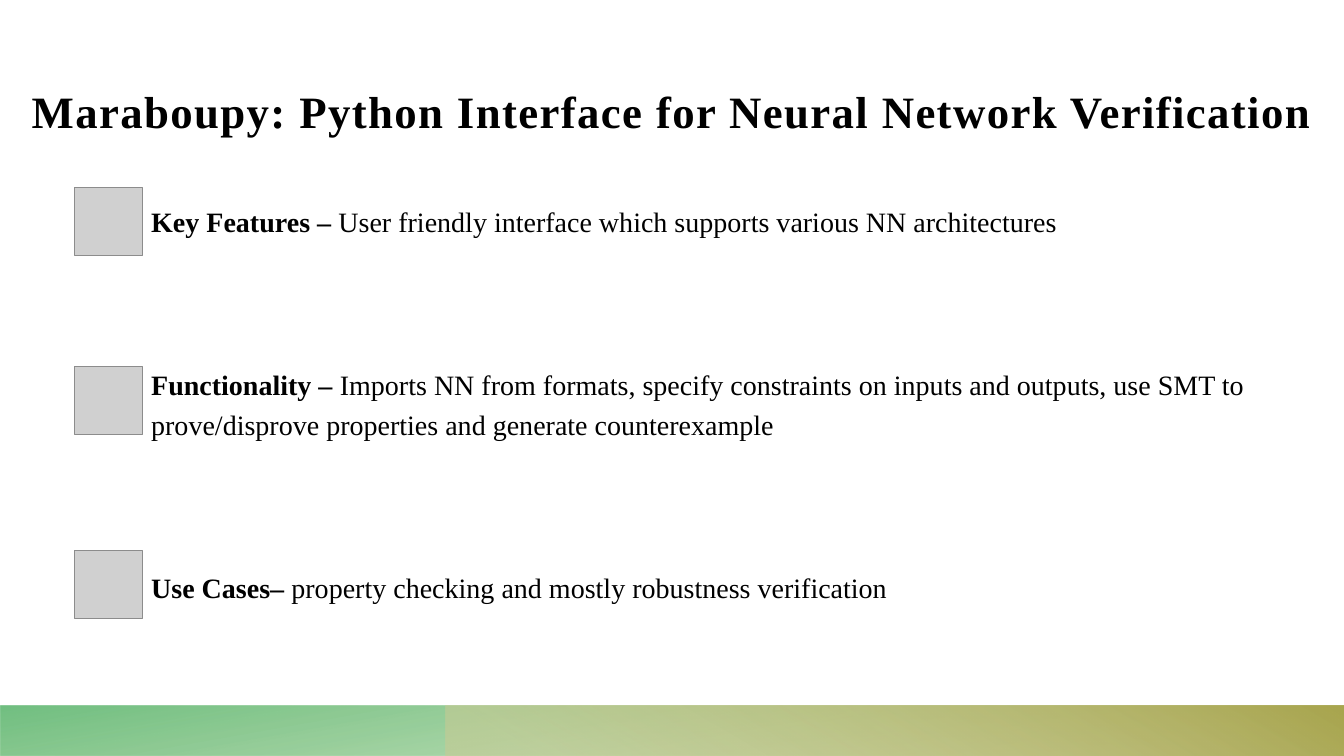
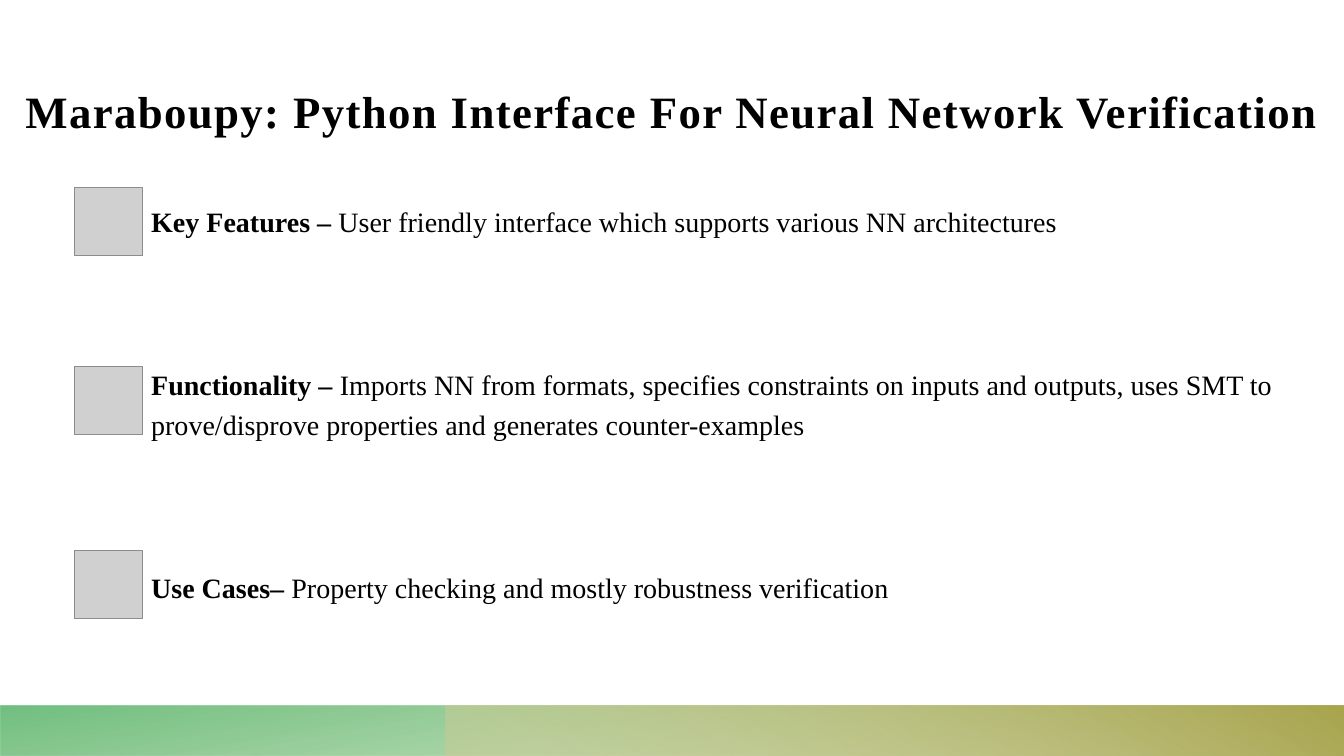
Before and after one commit to Dekel23/Sokoban-DRL, a slide deck: slide 5 of presentation.pptx. Drawn at 1344x756 pixels with LibreOffice and Linux fonts; fonts in the diff are those of the drawing; grey boxes stand for pictures. Boxes give left, top, right and bottom in pixels: in the first picture for what was removed or moved away, otherwise in the second. Text is boxed around its words. In the diff, an @@ line names an element or a change of style, - is before the commit and + after.

Commit message:
modified presentation

```diff
--- a/presentation.pptx
+++ b/presentation.pptx
@@ text at [25,96,1316,138]: text changed @@
-Maraboupy: Python Interface for Neural Network Verification
+Maraboupy: Python Interface For Neural Network Verification
@@ text at [151,375,1272,604]: text changed @@
-Functionality – Imports NN from formats, specify constraints on inputs and outputs, use SMT to prove/disprove properties and generate counterexample
-Use Cases– property checking and mostly robustness verification
+Functionality – Imports NN from formats, specifies constraints on inputs and outputs, uses SMT to prove/disprove properties and generates counter-examples
+Use Cases– Property checking and mostly robustness verification
```
Also in this commit, not shown: 10 other slides changed.
